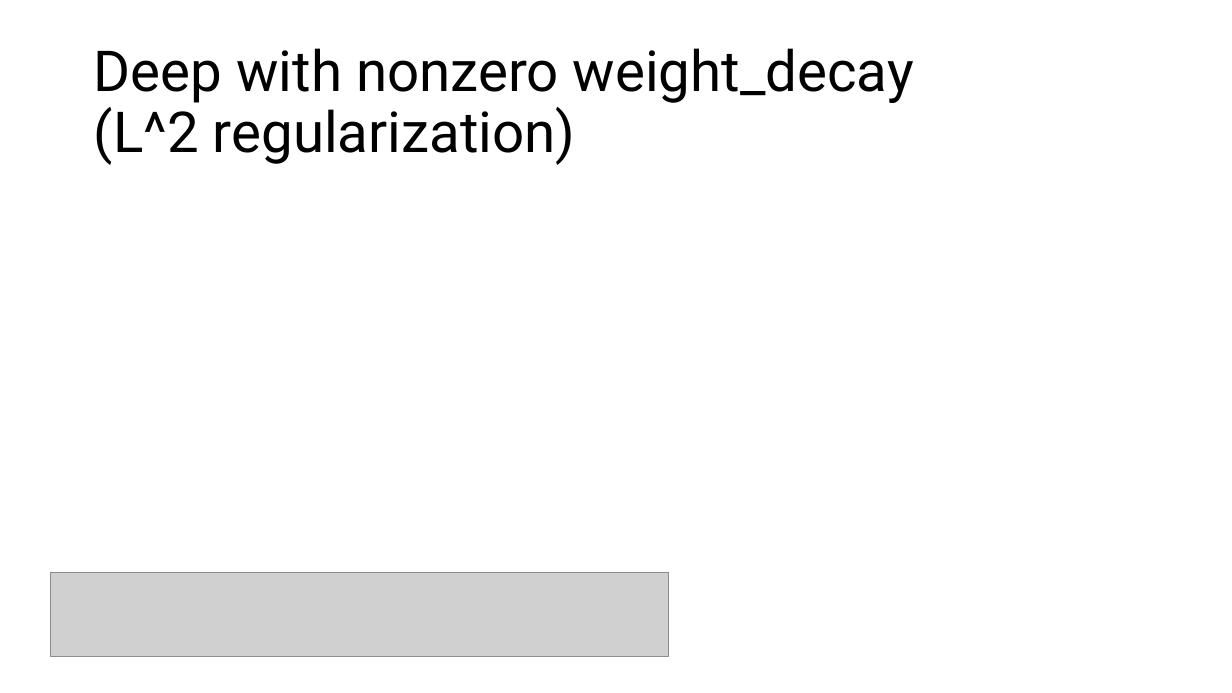
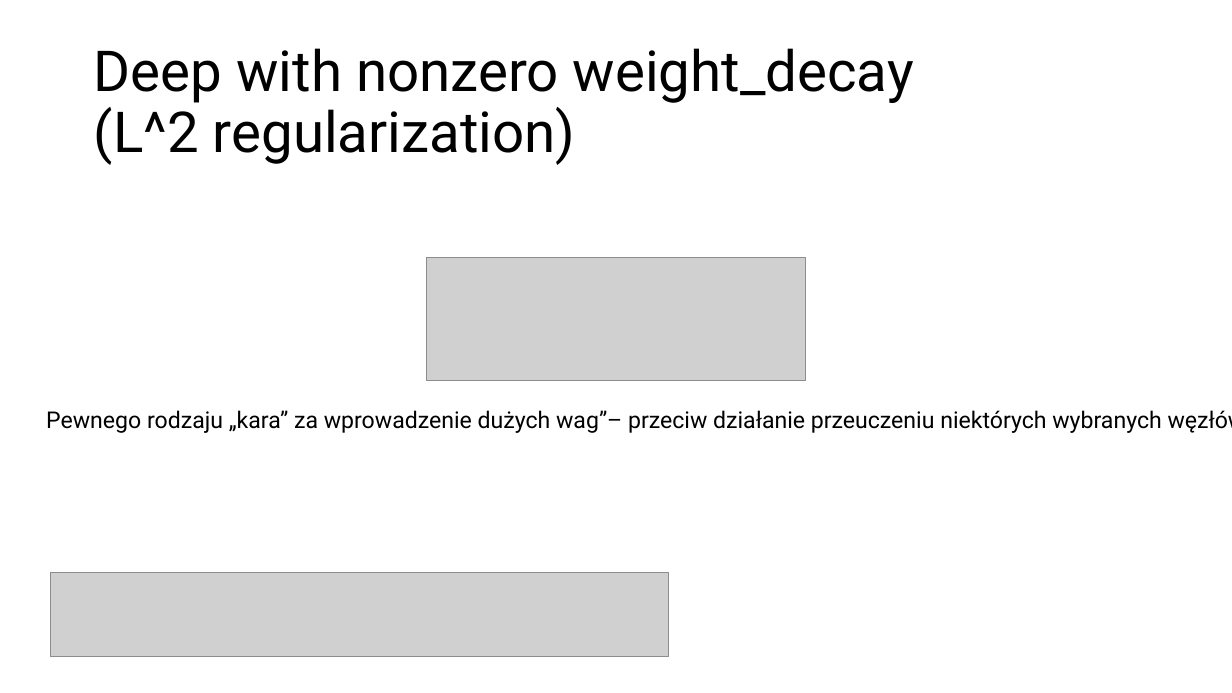
Before and after one commit to aleksanderrut/Lab_ML_in_Phy, a slide deck: slide 10 of Projekt2/Prezentacja.pptx. Drawn at 1232x693 pixels with LibreOffice and Linux fonts; fonts in the diff are those of the drawing; grey boxes stand for pictures. Boxes give left, top, right and bottom in pixels: in the first picture for what was removed or moved away, otherwise in the second. Text is boxed around its words. In the diff, an @@ line names an element or a change of style, - is before the commit and + after.

```diff
--- a/Projekt2/Prezentacja.pptx
+++ b/Projekt2/Prezentacja.pptx
@@ picture added at (x1=427, y1=258, x2=805, y2=381) @@
@@ text added at (x1=46, y1=410, x2=1232, y2=433), 18 pt, text #000000 @@
+Pewnego rodzaju „kara” za wprowadzenie dużych wag”– przeciw działanie przeuczeniu niektórych wybranych węzłów.
```
Also in this commit, not shown: 7 other slides changed, 2 slides added, 7 other files.
